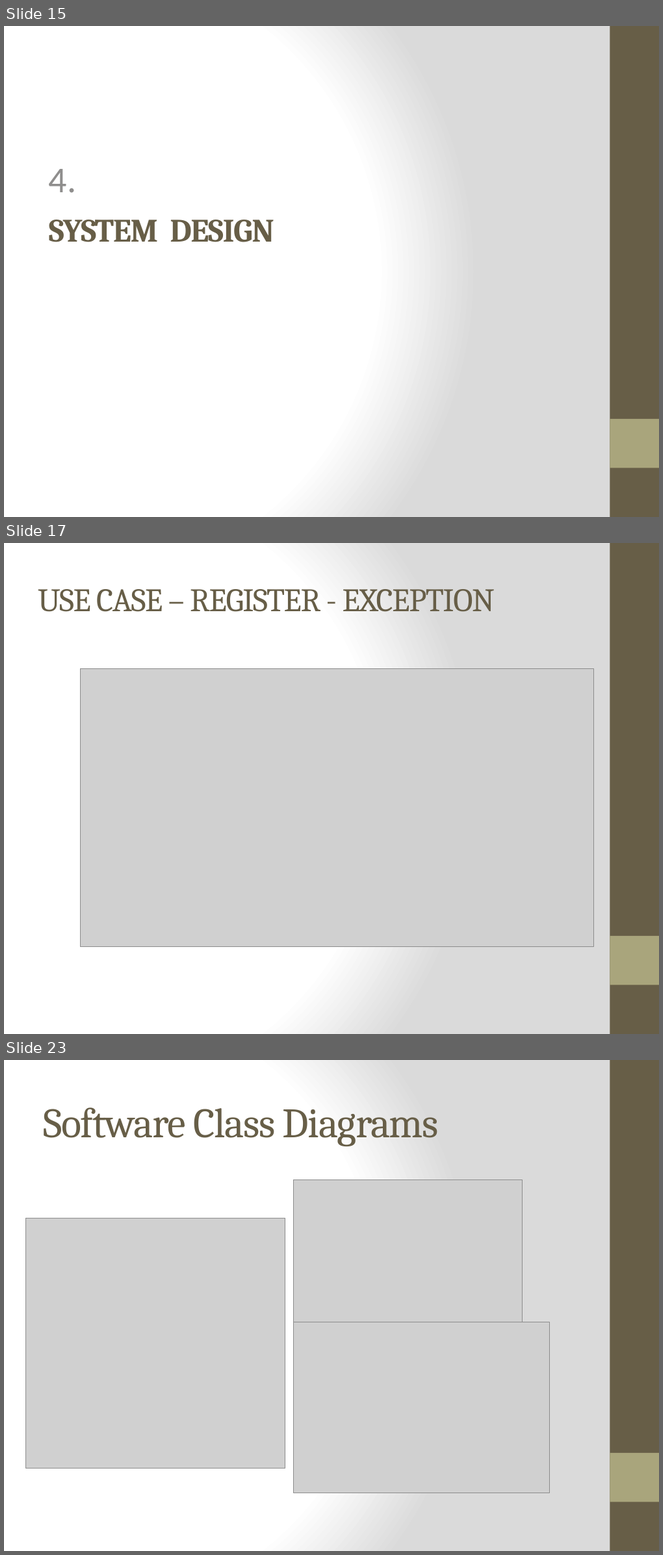
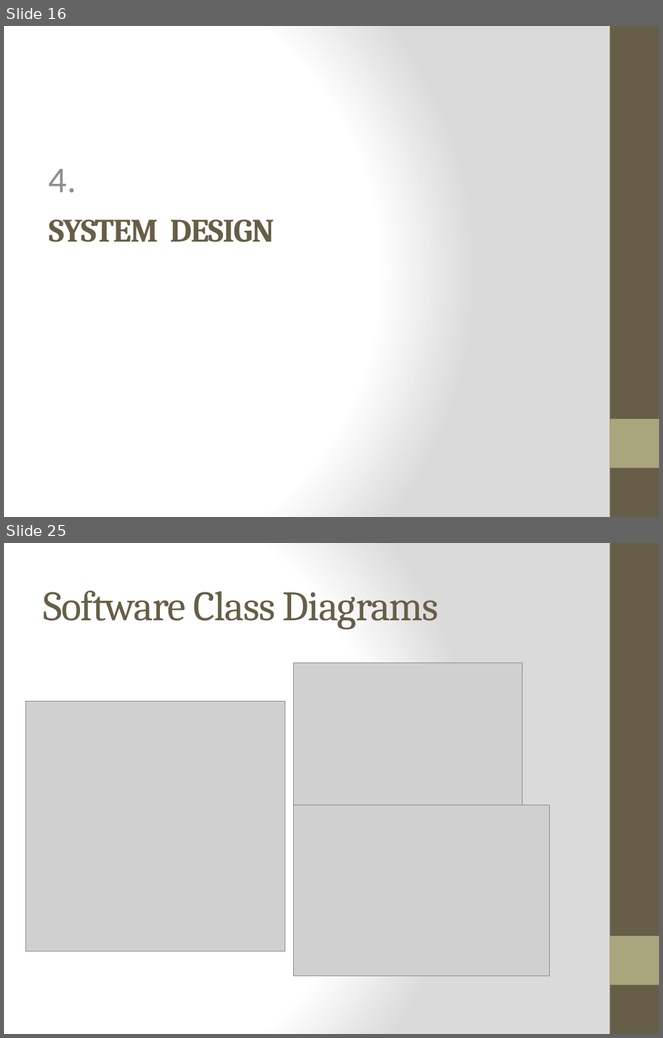
Before and after one commit to WesleyTrescott/MVC-Capstone, a slide deck: Design Specification/Design Specification.pptx. Shown one above the other, each under a label of ours: slides 15, 17 and 23 before the commit, slides 16 and 25 after it; the slides between them are not shown. The pictures are 663x1555 and 663x1038 pixels, drawn with LibreOffice and Linux fonts; fonts in the diff are those of the drawing; grey boxes stand for pictures. Boxes give left, top, right and bottom in pixels: in the first picture for what was removed or moved away, otherwise in the second. Text is boxed around its words. In the diff, an @@ line names an element or a change of style, - is before the commit and + after.

Commit message:
Updated design document & ppt
updated use cases, added use case diagram, updated ppt

```diff
--- a/Design Specification/Design Specification.pptx
+++ b/Design Specification/Design Specification.pptx
@@ slide 17 removed at bbox=[4, 543, 659, 1034], background gradient #FFFFFF to #DADADA; not listed: 2 template elements that a slide beside it also shows @@
@@ title removed at bbox=[38, 589, 495, 612] @@
-USE CASE – REGISTER - EXCEPTION
@@ picture removed at bbox=[81, 669, 594, 947] @@
@@ what was slide 15 is now slide 16 @@
@@ what was slide 23 is now slide 25 @@
```
Also in this commit, not shown: 5 slides changed, 6 slides added, 3 other slides removed, 2 other files.
